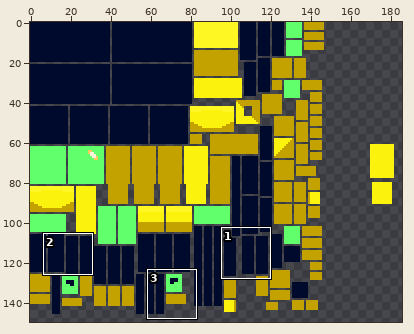
Two versions of one sprite sheet, models/mecha/mecha_0.png. The first picture is a wide view before the edit; the outline marks the close-up.
Close-up. The starting point:
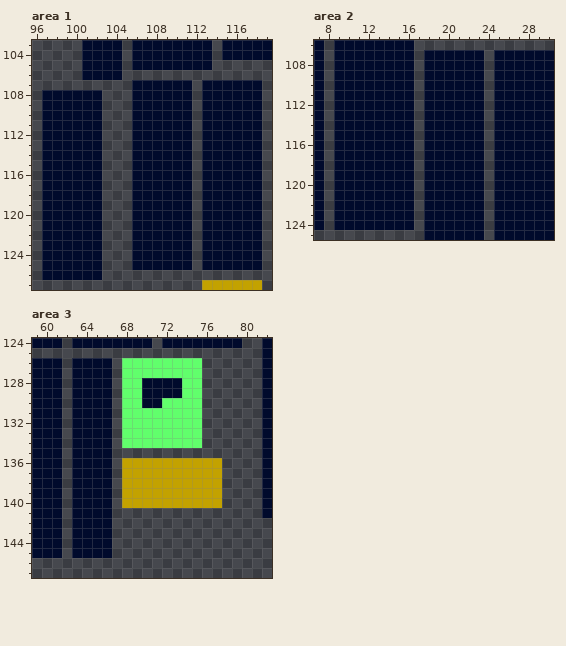
The file is 256x256 pixels. Shown: area 1: x 96..119, y 103..127; area 2: x 7..30, y 106..125; area 3: x 59..82, y 124..147. The wide view leaves out empty margins. The commit also changed other parts of the picture, which this record leaves out.
Now the later version:
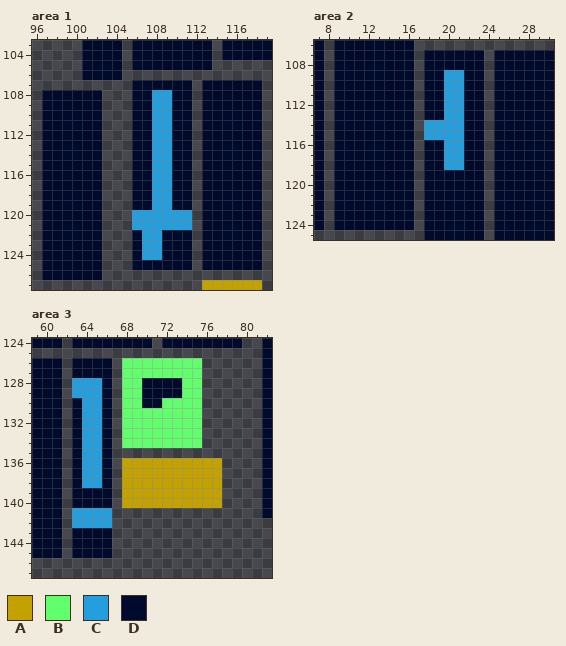
Palette (. is transparent): A #c3a200  B #61ff6c  C #249fde  D #000a2c
Edits made:
--- area 1
@@ x 104..113 @@
 107 ..DDDDDD.D
-108 ..DDDDDD.D
-109 ..DDDDDD.D
-110 ..DDDDDD.D
-111 ..DDDDDD.D
-112 ..DDDDDD.D
-113 ..DDDDDD.D
-114 ..DDDDDD.D
-115 ..DDDDDD.D
-116 ..DDDDDD.D
-117 ..DDDDDD.D
-118 ..DDDDDD.D
-119 ..DDDDDD.D
-120 ..DDDDDD.D
-121 ..DDDDDD.D
-122 ..DDDDDD.D
-123 ..DDDDDD.D
-124 ..DDDDDD.D
+108 ..DDCCDD.D
+109 ..DDCCDD.D
+110 ..DDCCDD.D
+111 ..DDCCDD.D
+112 ..DDCCDD.D
+113 ..DDCCDD.D
+114 ..DDCCDD.D
+115 ..DDCCDD.D
+116 ..DDCCDD.D
+117 ..DDCCDD.D
+118 ..DDCCDD.D
+119 ..DDCCDD.D
+120 ..CCCCCC.D
+121 ..CCCCCC.D
+122 ..DCCDDD.D
+123 ..DCCDDD.D
+124 ..DCCDDD.D
 125 ..DDDDDD.D
--- area 2
@@ x 16..23 @@
 108 D.DDDDDD
-109 D.DDDDDD
-110 D.DDDDDD
-111 D.DDDDDD
-112 D.DDDDDD
-113 D.DDDDDD
-114 D.DDDDDD
-115 D.DDDDDD
-116 D.DDDDDD
-117 D.DDDDDD
-118 D.DDDDDD
+109 D.DDCCDD
+110 D.DDCCDD
+111 D.DDCCDD
+112 D.DDCCDD
+113 D.DDCCDD
+114 D.CCCCDD
+115 D.CCCCDD
+116 D.DDCCDD
+117 D.DDCCDD
+118 D.DDCCDD
 119 D.DDDDDD
--- area 3
@@ x 61..68 @@
 127 D.DDDD.B
-128 D.DDDD.B
-129 D.DDDD.B
-130 D.DDDD.B
-131 D.DDDD.B
-132 D.DDDD.B
-133 D.DDDD.B
-134 D.DDDD.B
-135 D.DDDD..
-136 D.DDDD.A
-137 D.DDDD.A
-138 D.DDDD.A
+128 D.CCCD.B
+129 D.CCCD.B
+130 D.DCCD.B
+131 D.DCCD.B
+132 D.DCCD.B
+133 D.DCCD.B
+134 D.DCCD.B
+135 D.DCCD..
+136 D.DCCD.A
+137 D.DCCD.A
+138 D.DCCD.A
 139 D.DDDD.A
 140 D.DDDD.A
-141 D.DDDD..
-142 D.DDDD..
+141 D.CCCC..
+142 D.CCCC..
 143 D.DDDD..
Boxes around the changes in both close-ups, in picture pixels (x1, y1, x2, y2):
changed: (132, 90, 192, 260)
changed: (424, 70, 464, 170)
changed: (72, 378, 112, 528)
